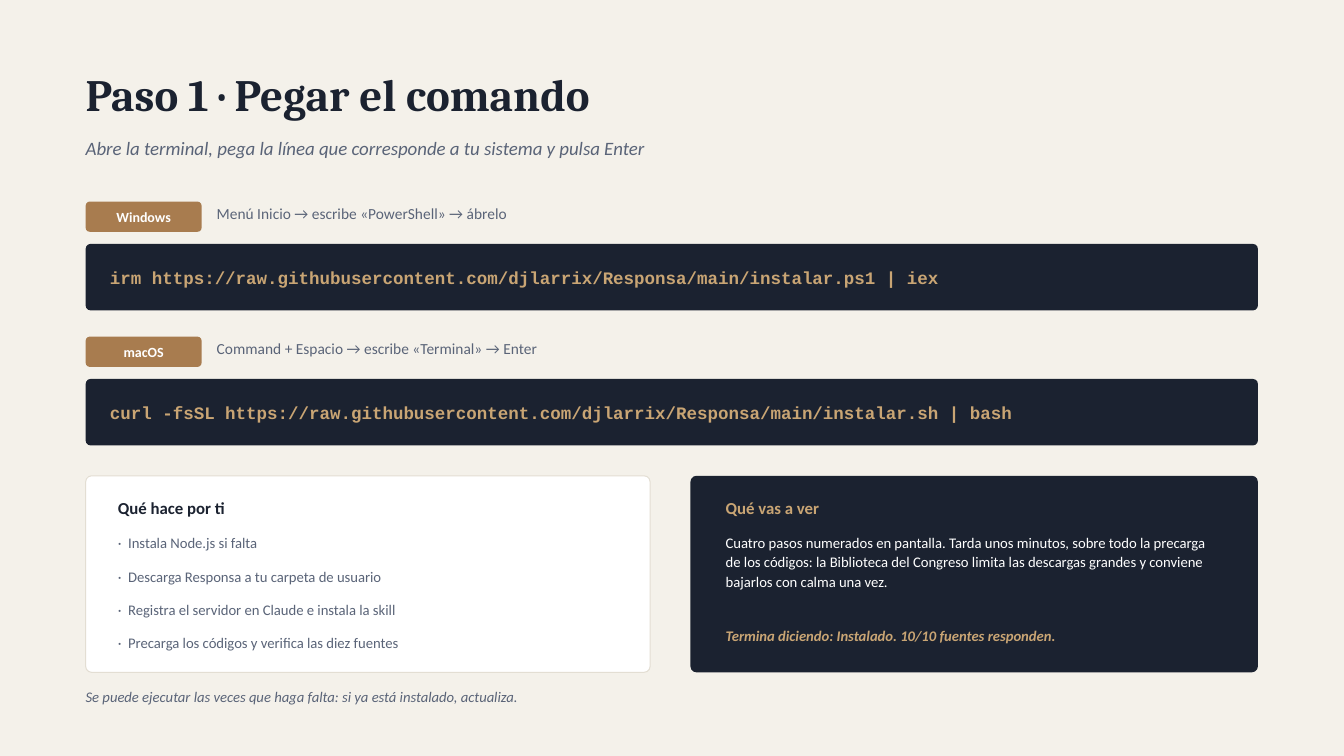
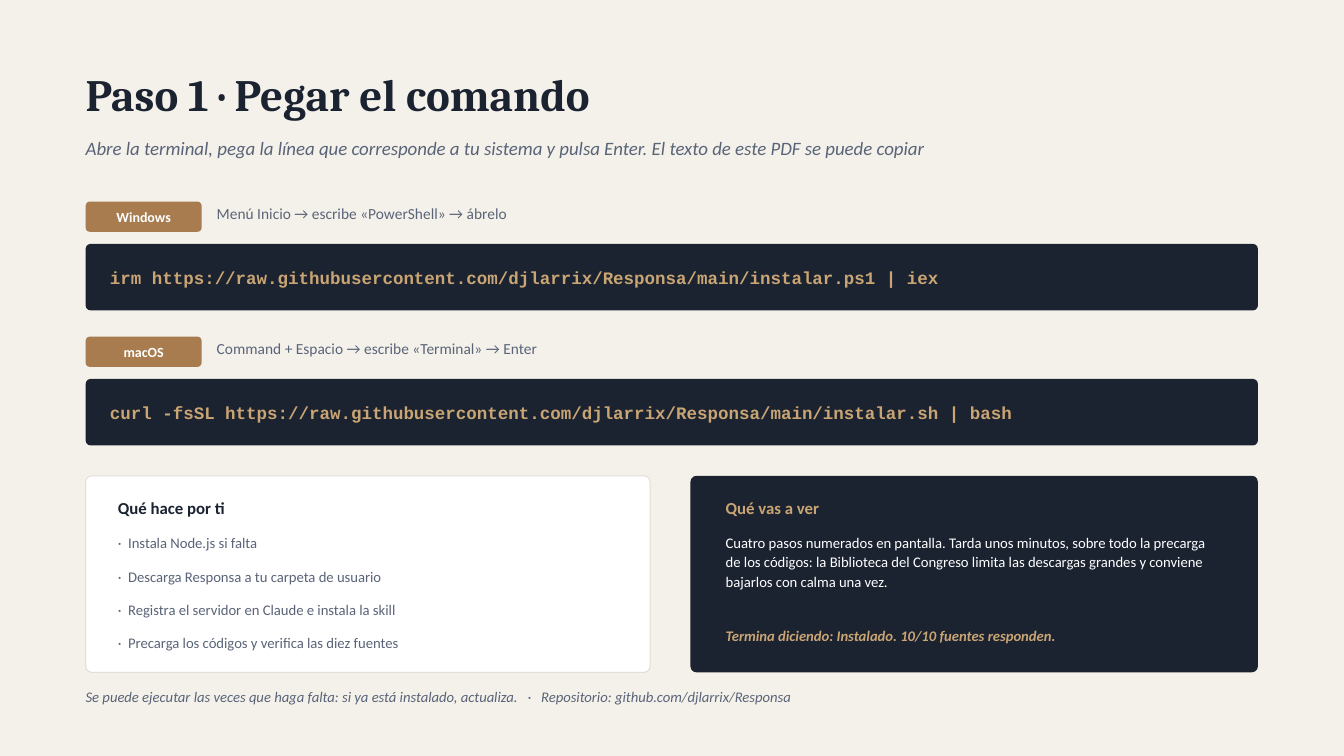
Before and after one commit to djlarrix/Responsa, a slide deck: slide 11 of docs/Responsa.pptx. Drawn at 1344x756 pixels with LibreOffice and Linux fonts; fonts in the diff are those of the drawing. Boxes give left, top, right and bottom in pixels: in the first picture for what was removed or moved away, otherwise in the second. Text is boxed around its words. In the diff, an @@ line names an element or a change of style, - is before the commit and + after.

Commit message:
docs: URL del repositorio en el PDF para que baste con el documento

```diff
--- a/docs/Responsa.pptx
+++ b/docs/Responsa.pptx
@@ text at bbox=[86, 142, 924, 158]: text changed @@
-Abre la terminal, pega la línea que corresponde a tu sistema y pulsa Enter
+Abre la terminal, pega la línea que corresponde a tu sistema y pulsa Enter. El texto de este PDF se puede copiar
@@ text at bbox=[86, 692, 791, 705]: text changed @@
-Se puede ejecutar las veces que haga falta: si ya está instalado, actualiza.
+Se puede ejecutar las veces que haga falta: si ya está instalado, actualiza. · Repositorio: github.com/djlarrix/Responsa
```
Also in this commit, not shown: 1 other slide changed, 2 other files.
